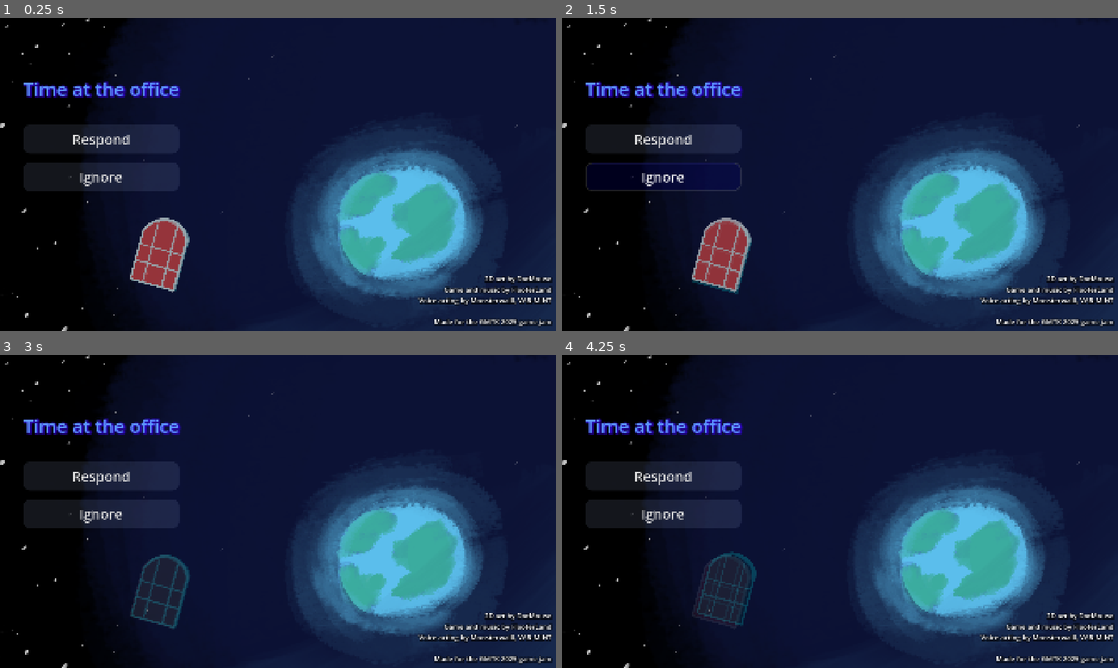
Above: before the commit, frames 1-4 (two rows, left to right).
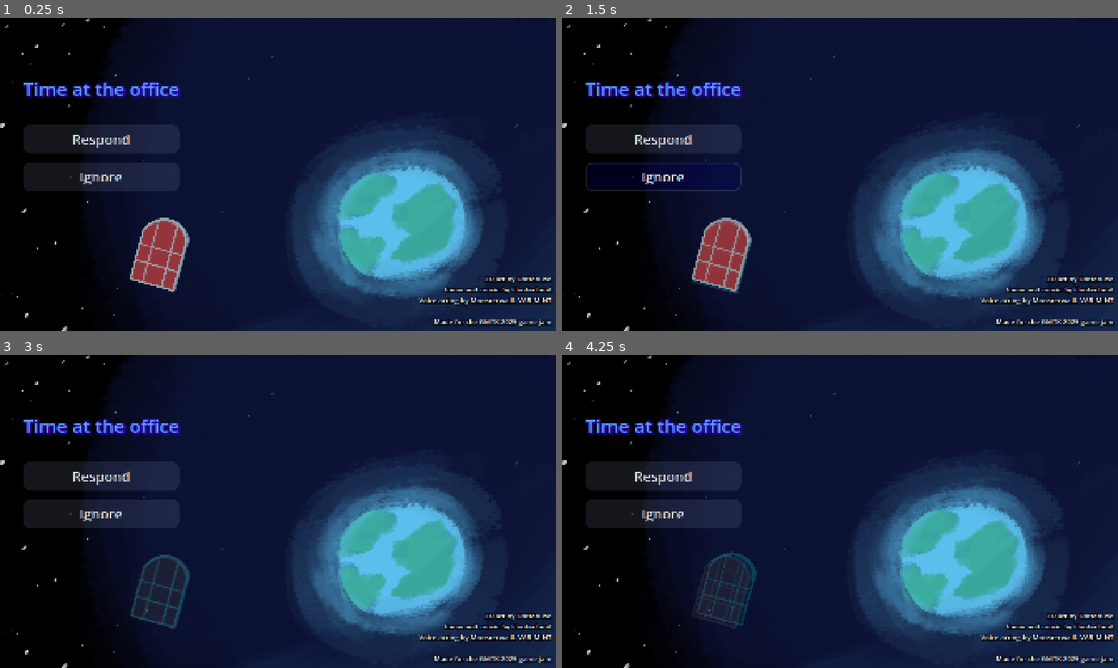
Above: after the commit, the same moments.

Repository: FlooferLand/timeloop-game
Game: Godot game, scene res://levels/title_screen/title_screen.tscn
Two runs of this game, one before a commit and one after it. Both use one fixed random seed, a clock stepped at 60 frames per second and the inputs below. Sound files missing from this copy of the repository are replaced by a short silence.
Inputs (mouse positions are in pixels of both pictures, inside the frame that each line leads up to):
- Up to frame 1 (0.25 s): no input
- Up to frame 2 (1.5 s): tap Enter at 0.5 s; move the mouse to (962, 158) at 0.52 s; hold Space (advance_dialog) 0.53-1.28 s; hold D (walk_right) from 0.53 s (still down); click (962, 158) at 0.67 s; move the mouse to (728, 190) at 1.27 s; tap Up (interact) at 1.35 s
- Up to frame 3 (3 s): move the mouse to (333, 442) at 2.02 s; release D (walk_right) at 2.03 s; hold A (walk_left) 2.03-2.78 s; hold Shift (sprint) 2.03-2.78 s; move the mouse to (250, 574) at 2.77 s; hold D (walk_right) from 2.78 s (still down); tap T at 2.85 s; click (250, 574) at 2.92 s
- Up to frame 4 (4.25 s): keep holding D (walk_right); move the mouse to (1006, 558) at 3.52 s; hold Space (advance_dialog) from 3.53 s (still down)

The runs differ from the first frame. In frame 1, 1.1% of the frame differs, in the area x 4-100%, y 20-99%; in frame 2, 1.1%; in frame 3, 1.1%; in frame 4, 1.1%.

Commit message:
Update settings

Diff:
--- a/project.godot
+++ b/project.godot
@@ -24,6 +24,7 @@
 
 buses/default_bus_layout="uid://bwk2y74m3iwl1"
 general/default_playback_type.web=0
+driver/driver=""
 
 [autoload]
 
@@ -31,6 +32,10 @@
 TimeManager="*res://autoload/time_manager/time_manager.gd"
 JoypadManager="*res://autoload/joypad_manager/joypad_manager.gd"
 InputManager="*res://autoload/input_manager/input_manager.gd"
+
+[compression]
+
+formats/zstd/compression_level=12
 
 [debug]
 
@@ -55,6 +60,15 @@
 window/size/window_height_override=768
 window/stretch/mode="canvas_items"
 window/stretch/aspect="expand"
+
+[filesystem]
+
+import/fbx2gltf/enabled=false
+import/blender/enabled=false
+
+[gui]
+
+theme/default_font_antialiasing=2
 
 [input]
 
@@ -117,6 +131,10 @@
 ]
 }
 
+[input_devices]
+
+buffering/agile_event_flushing=true
+
 [layer_names]
 
 2d_physics/layer_2="Interacting"
@@ -127,9 +145,15 @@
 2d/run_on_separate_thread=true
 common/physics_ticks_per_second=30
 3d/physics_engine="Dummy"
+2d/time_before_sleep=0.3
+2d/solver/solver_iterations=8
 common/physics_interpolation=true
 
 [rendering]
 
 renderer/rendering_method="gl_compatibility"
 renderer/rendering_method.mobile="gl_compatibility"
+2d/shadow_atlas/size=512
+reflections/specular_occlusion/enabled=false
+driver/depth_prepass/enable=false
+anti_aliasing/quality/msaa_2d=1
